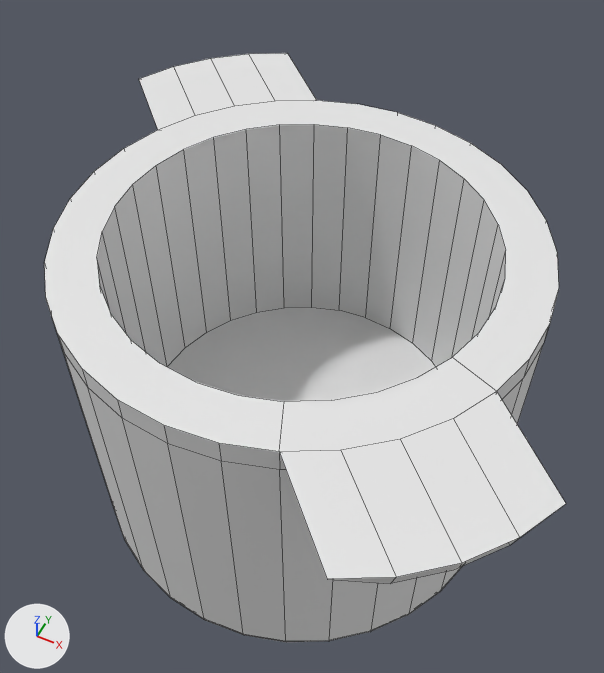
The Blender file 학과체험오브젝/찜기.blend, before and after one commit.
The view is the same before and after, from a 50 mm lens placed at (5.59, -11.16, 15.11), pointed at (0.17, -0.33, 1.58). Arrows for +X, +Y and +Z are at lower left; the lights stay in place. Mesh edges are drawn as thin lines.
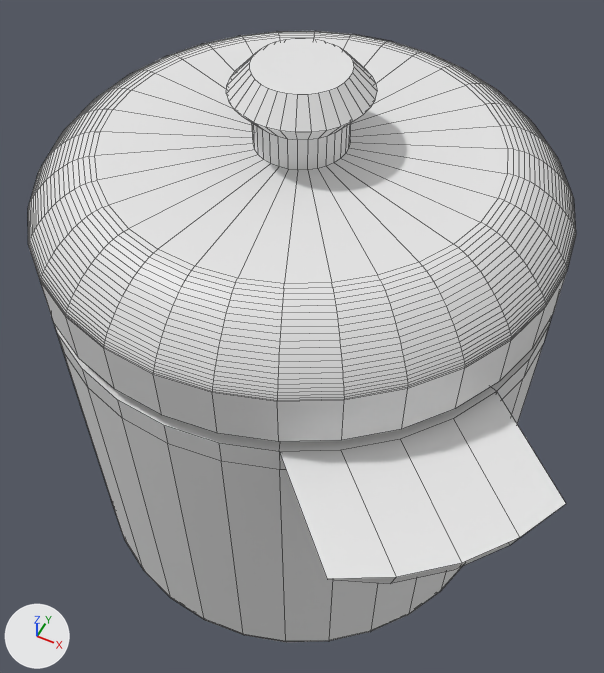
Where the change shows, as pixel boxes (x1, y1, x2, y2) in the pictures (604 x 673 px):
'Cylinder.001', added
    after: (28, 31, 576, 442)
'Cylinder', unchanged, covered by the edit
    before: (44, 53, 566, 642)
    after: (46, 300, 566, 642)

Patch to the scene script:
```diff
--- a/학과체험오브젝/찜기.blend.py
+++ b/학과체험오브젝/찜기.blend.py
@@ me_cylinder_001 @@
+me_cylinder_001.from_pydata(...)  # 897 vertices, 865 faces; spans x -1.0..1.0, y -1.0..1.0, z 2.39..5.94
@@ ob_cylinder_001 @@
+ob_cylinder_001 = bpy.data.objects.new('Cylinder.001', me_cylinder_001)
+ob_cylinder_001.location = (0.0, 0.0, 1.88)
+ob_cylinder_001.scale = (5.0, 5.0, 1.0)
```
